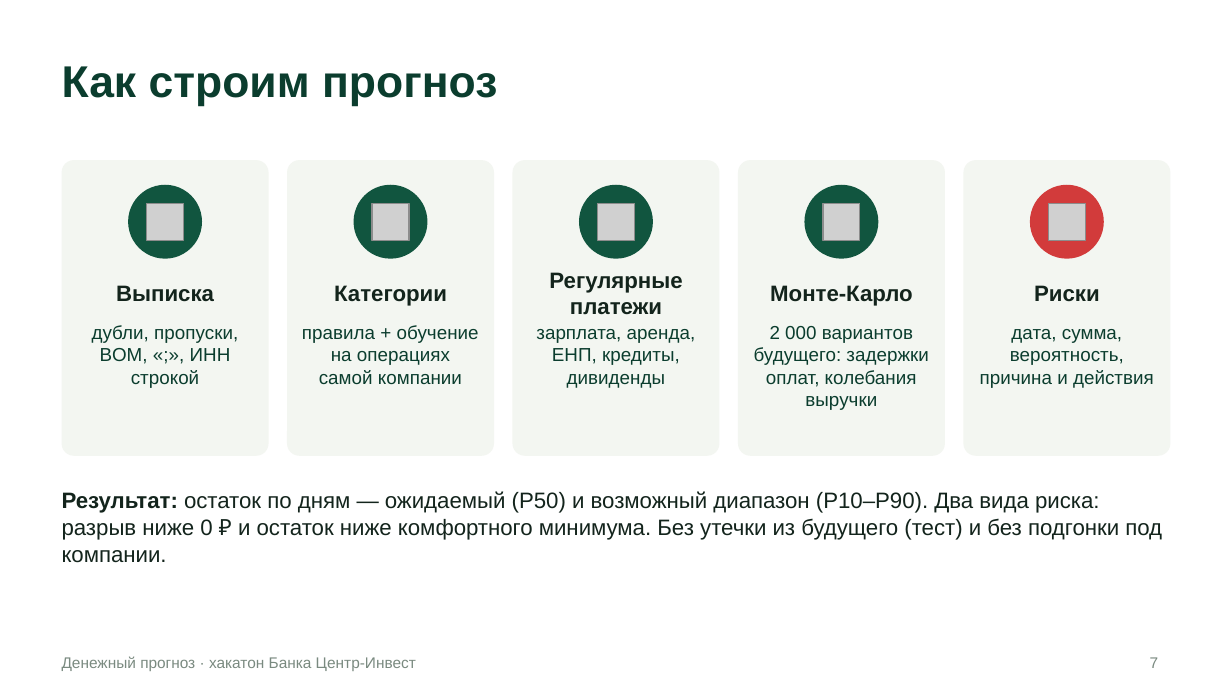
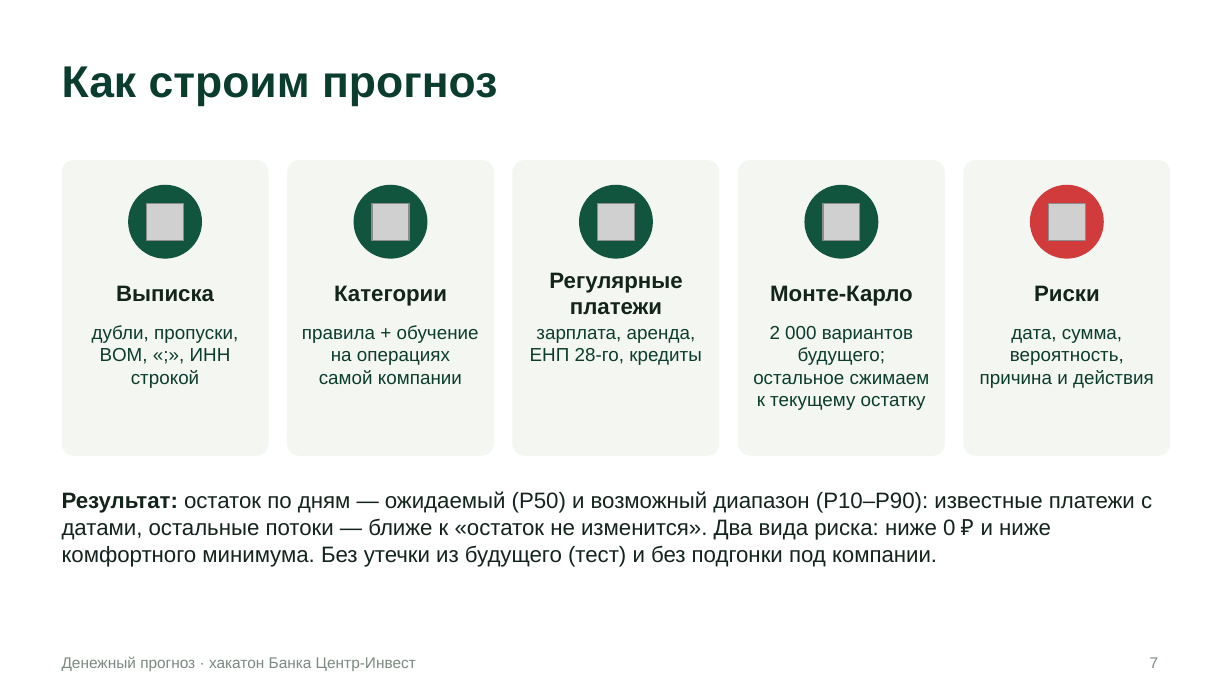
Before and after one commit to VaDex-web/cashflow, a slide deck: slide 7 of docs/presentation.pptx. Drawn at 1232x693 pixels with LibreOffice and Linux fonts; fonts in the diff are those of the drawing; grey boxes stand for pictures. Boxes give left, top, right and bottom in pixels: in the first picture for what was removed or moved away, otherwise in the second. Text is boxed around its words. In the diff, an @@ line names an element or a change of style, - is before the commit and + after.

Commit message:
Презентация и демо по свежим отчётам: таблица против «остаток не изменится» вместо «16% против 21%», история C124 на новой модели (30.09, 58%, −458 тыс. против факта −381 тыс.), источники — «частично, на тестовых выгрузках», «18% → 86%» подписано как синтетическая компания, без обещаний публичной ссылки, выступление 3:50 с коротким демо; сценарий выступления и 10 ответов жюри, история демо, архитектура (без «уточнить», развёртывание Docker + Caddy), скриншоты; отчёт об эффекте источников пересчитан

```diff
--- a/docs/presentation.pptx
+++ b/docs/presentation.pptx
@@ text at <box>530,329,701,365</box>: text changed @@
-зарплата, аренда, ЕНП, кредиты, дивиденды
+зарплата, аренда, ЕНП 28-го, кредиты
@@ text at <box>753,326,930,410</box>: text changed @@
-2 000 вариантов будущего: задержки оплат, колебания выручки
+2 000 вариантов будущего; остальное сжимаем к текущему остатку
@@ text at <box>62,491,1152,567</box>: text changed @@
-Результат: остаток по дням — ожидаемый (P50) и возможный диапазон (P10–P90). Два вида риска: разрыв ниже 0 ₽ и остаток ниже комфортного минимума. Без утечки из будущего (тест) и без подгонки под компании.
+Результат: остаток по дням — ожидаемый (P50) и возможный диапазон (P10–P90): известные платежи с датами, остальные потоки — ближе к «остаток не изменится». Два вида риска: ниже 0 ₽ и ниже комфортного минимума. Без утечки из будущего (тест) и без подгонки под компании.
```
Also in this commit, not shown: 9 other slides changed, 26 other files.
